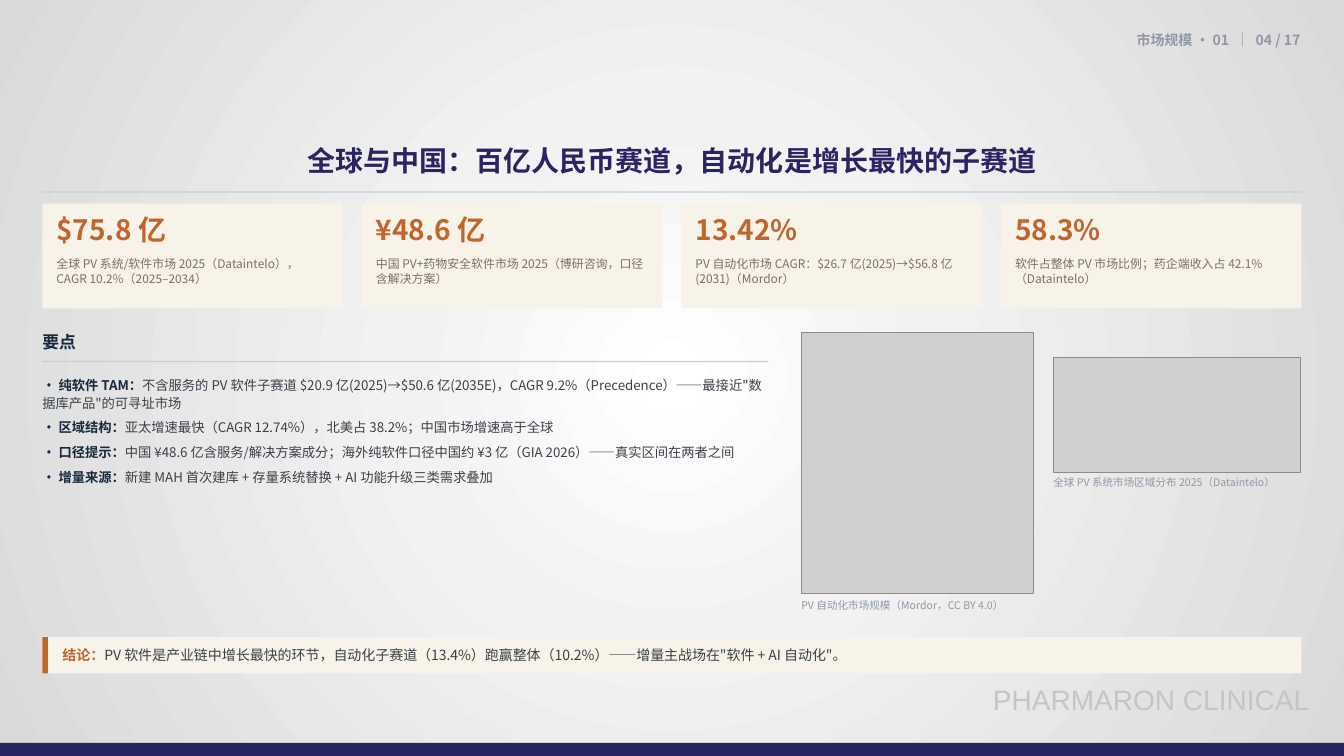
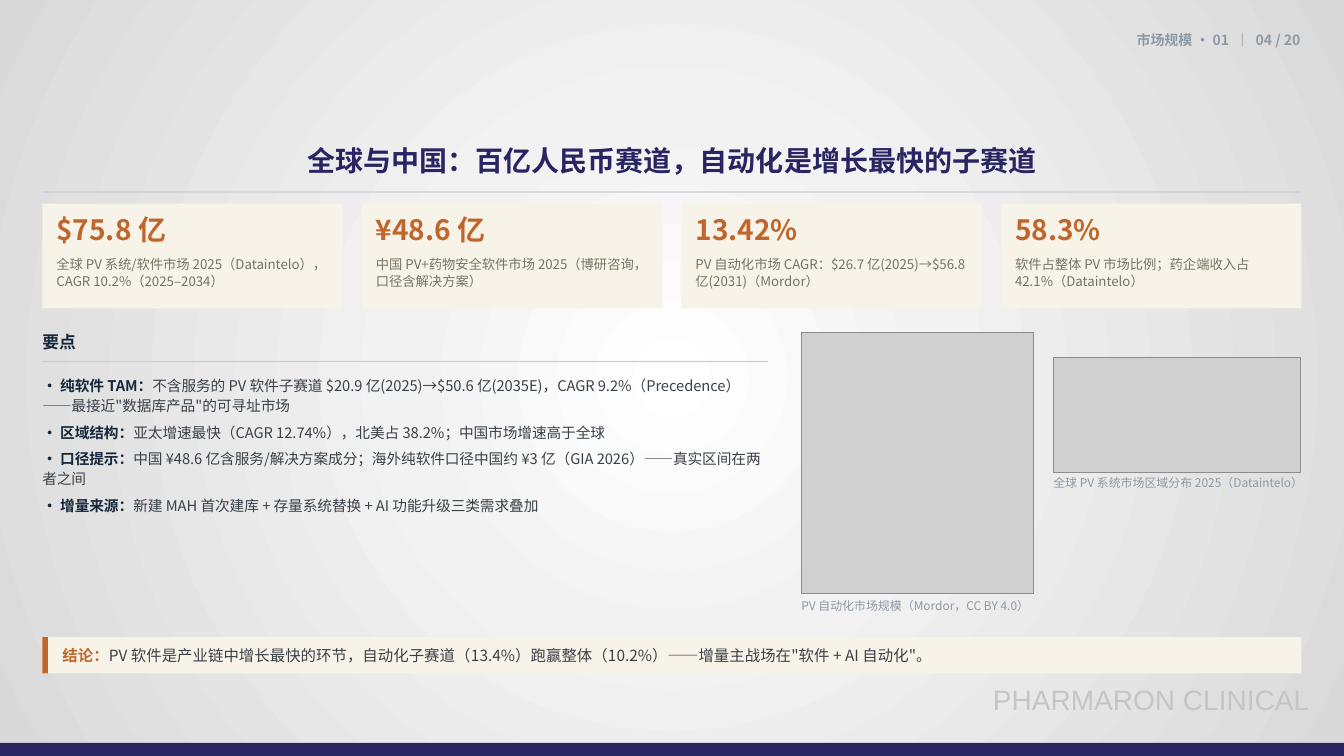
Before and after one commit to Eros-Python/TRAE-CODE, a slide deck: slide 4 of PV数据库市场调研总结-20261111.pptx. Drawn at 1344x756 pixels with LibreOffice and Linux fonts; fonts in the diff are those of the drawing; grey boxes stand for pictures; background and template pictures are left out. Boxes give left, top, right and bottom in pixels: in the first picture for what was removed or moved away, otherwise in the second. Text is boxed around its words. In the diff, an @@ line names an element or a change of style, - is before the commit and + after.

```diff
--- a/PV数据库市场调研总结-20261111.pptx
+++ b/PV数据库市场调研总结-20261111.pptx
@@ text at (1137,33,1300,46): text changed @@
-市场规模 · 01 ｜ 04 / 17
+市场规模 · 01 ｜ 04 / 20
@@ size 8.5 to 9.5 pt in 4 elements at (56,258,327,287), (376,258,647,287), (695,258,965,289), (1015,258,1249,287) @@
@@ text "· 纯软件 TAM：不含服务的 PV 软件子赛道 ..." at (42,378,761,513): size 9.5 to 10.5 pt @@
@@ text "全球 PV 系统市场区域分布 2025（Dataintelo）" at (1053,477,1303,488): size 7.5 to 8.5 pt @@
@@ text "PV 自动化市场规模（Mordor，CC BY 4.0）" at (801,600,1029,611): size 7.5 to 8.5 pt @@
@@ text "结论：PV 软件是产业链中增长最快的环节，自动化子赛道（13.4%）跑赢整体（10.2%）——增量主战场在"软件 + A ..." at (62,648,931,663): size 10 to 11 pt @@
```
Also in this commit, not shown: 12 other slides changed, 3 slides added, 3 other files.
